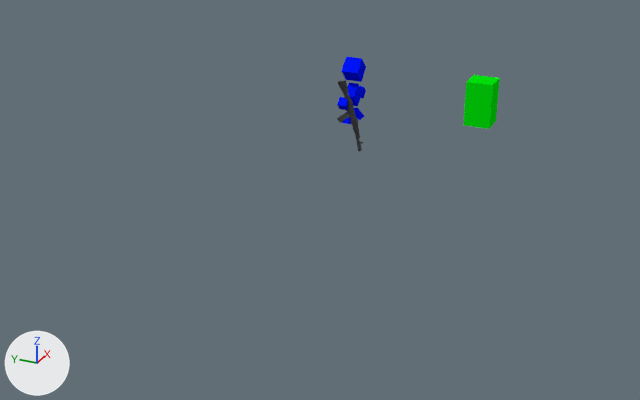
One commit to the Blender file Unity/Assets/Personagem/Abejide/Blender/Abejide.blend: the scene before it, then after it.
The view is the same before and after, from a 50 mm lens placed at (-36.8, -14.8, 14.3), pointed at (-1.9, 0.8, -3.1). Every picture has the same lights, and +X, +Y and +Z are marked at lower left.

In view in the first picture: 'Corpo', 'Inimigo'.
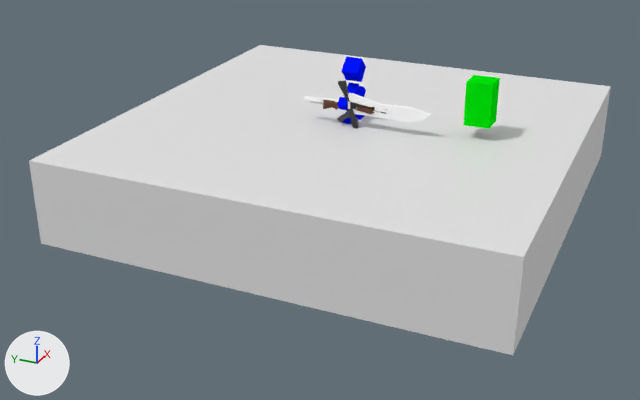
The edits, one by one:
Object 'Lanca01_Cube.001' (ob_lanca01_cube_001) is now shown.
Object 'NaCaraNao' (ob_nacaranao) is now shown.
Object 'Khopesh' (ob_khopesh) is now shown.
Object 'Amud' (ob_amud) is now shown.
Object 'Azagaia' (ob_azagaia) is now shown.
Object 'Plane' (ob_plane) is now shown.

Boxes [x1, y1, x2, y2] around the edits, measured in the pictures (640 x 400 px):
'Plane', shown
    after: [29, 45, 611, 355]
'Azagaia', shown
    after: [348, 93, 431, 122]
'NaCaraNao', shown
    after: [323, 100, 386, 114]
'Amud', shown
    after: [304, 96, 391, 113]
'Khopesh', shown
    after: [348, 101, 373, 110]
'Lanca01_Cube.001', shown
    after: [310, 101, 392, 111]
